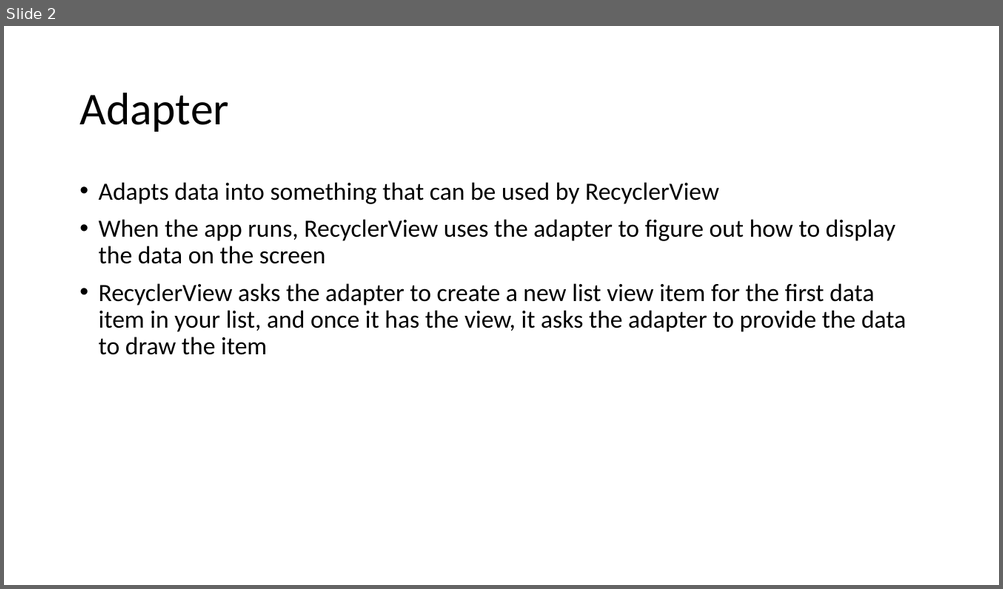
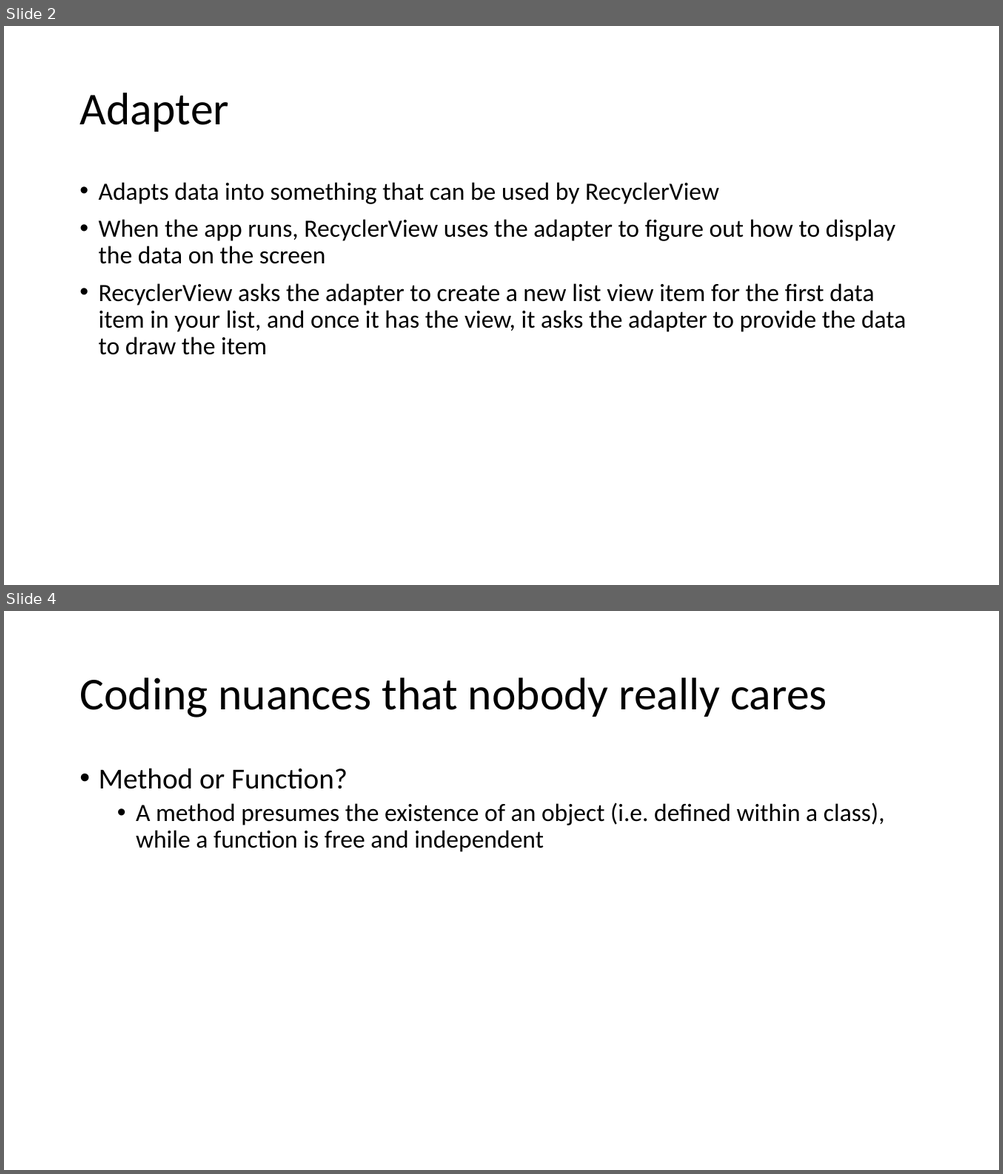
Before and after one commit to joellecorliss/Associate-Android-Developer, a slide deck: Android Activity Lifecycle.pptx. Shown one above the other, each under a label of ours: slide 2 before the commit, slides 2 and 4 after it; the slides between them are not shown. The pictures are 1003x589 and 1003x1174 pixels, drawn with LibreOffice and Linux fonts; fonts in the diff are those of the drawing. Boxes give left, top, right and bottom in pixels: in the first picture for what was removed or moved away, otherwise in the second. Text is boxed around its words. In the diff, an @@ line names an element or a change of style, - is before the commit and + after.

```diff
--- a/Android Activity Lifecycle.pptx
+++ b/Android Activity Lifecycle.pptx
@@ slide 4 added at (4,611,999,1170), background #FFFFFF @@
@@ title added at (79,678,826,718), 44 pt, text #000000 @@
+Coding nuances that nobody really cares
@@ text added at (99,768,885,852), 24 pt, text #000000 @@
+• Method or Function?
+  • A method presumes the existence of an object (i.e. defined within a class), while a function is free and independent
```
Also in this commit, not shown: 1 slide changed.
